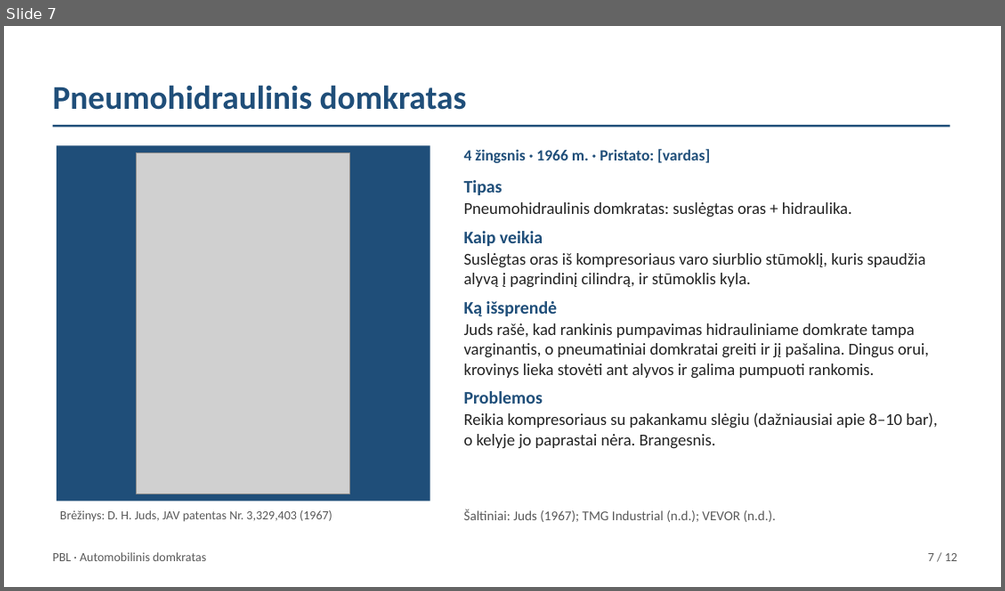
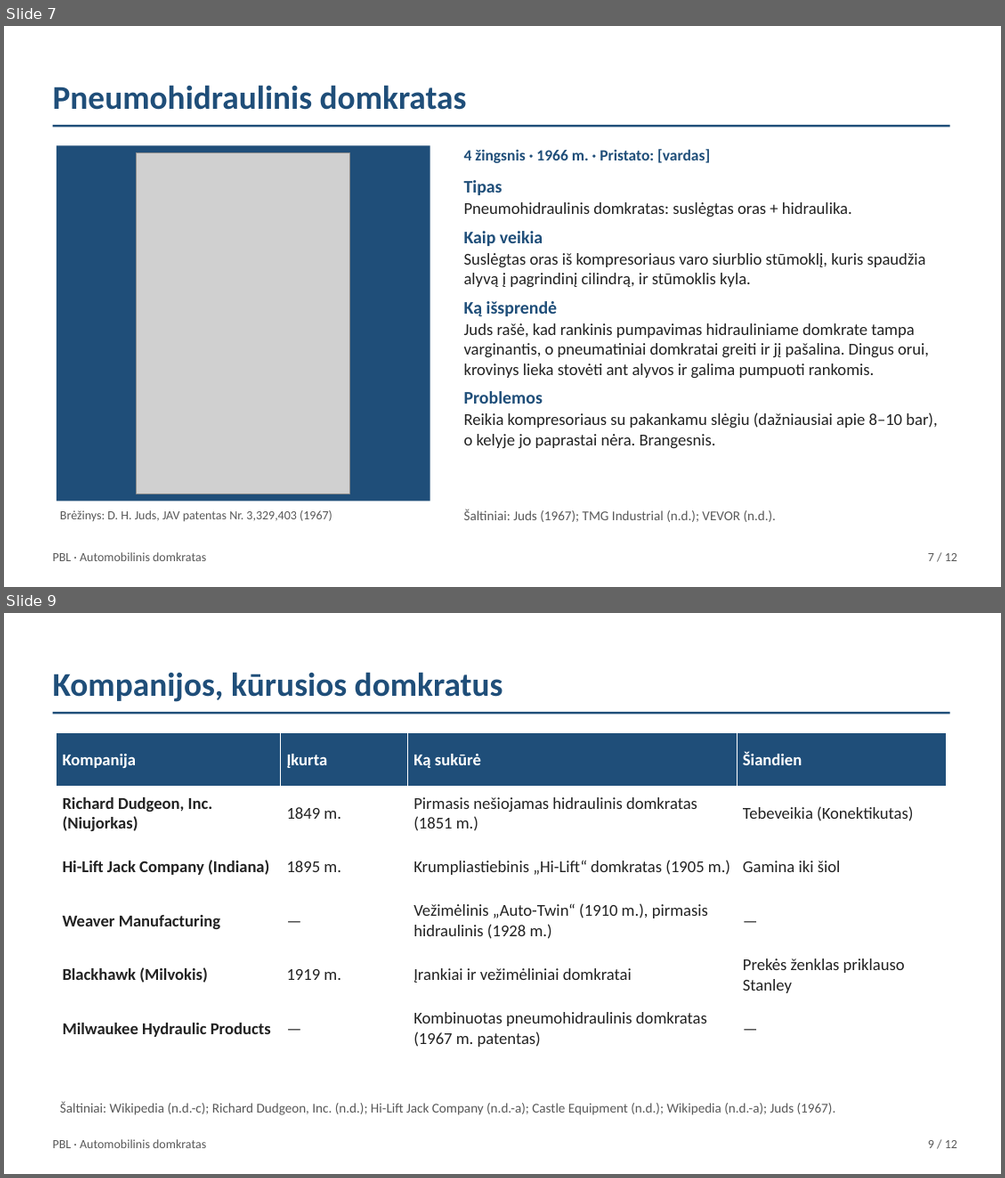
Before and after one commit to Goblinukas-beep/Ye, a slide deck: domkratas-ta1/domkratas-ta1.pptx. Shown one above the other, each under a label of ours: slide 7 before the commit, slides 7 and 9 after it; the slides between them are not shown. The pictures are 1005x591 and 1005x1178 pixels, drawn with LibreOffice and Linux fonts; fonts in the diff are those of the drawing; grey boxes stand for pictures. Boxes give left, top, right and bottom in pixels: in the first picture for what was removed or moved away, otherwise in the second. Text is boxed around its words. In the diff, an @@ line names an element or a change of style, - is before the commit and + after.

```diff
--- a/domkratas-ta1/domkratas-ta1.pptx
+++ b/domkratas-ta1/domkratas-ta1.pptx
@@ slide 9 added at <box>4,613,1001,1174</box>, background #FFFFFF @@
@@ text added at <box>53,672,503,702</box>, 32 pt, text #1F4E79, bold @@
+Kompanijos, kūrusios domkratus
@@ rectangle added at <box>53,712,950,714</box>, fill #1F4E79 @@
@@ table added at <box>57,732,947,1055</box>, 6 rows, 4 columns @@
+Kompanija | Įkurta | Ką sukūrė | Šiandien
+Richard Dudgeon, Inc. (Niujorkas) | 1849 m. | Pirmasis nešiojamas hidraulinis domkratas (1851 m.) | Tebeveikia (Konektikutas)
+Hi-Lift Jack Company (Indiana) | 1895 m. | Krumpliastiebinis „Hi-Lift“ domkratas (1905 m.) | Gamina iki šiol
+Weaver Manufacturing | — | Vežimėlinis „Auto-Twin“ (1910 m.), pirmasis hidraulinis (1928 m.) | —
+Blackhawk (Milvokis) | 1919 m. | Įrankiai ir vežimėliniai domkratai | Prekės ženklas priklauso Stanley
+Milwaukee Hydraulic Products | — | Kombinuotas pneumohidraulinis domkratas (1967 m. patentas) | —
@@ text added at <box>60,1101,836,1115</box>, 13 pt, text #595959 @@
+Šaltiniai: Wikipedia (n.d.-c); Richard Dudgeon, Inc. (n.d.); Hi-Lift Jack Company (n.d.-a); Castle Equipment (n.d.); Wikipedia (n.d.-a); Juds (1967).
@@ text added at <box>53,1139,206,1148</box>, 12 pt, text #595959 @@
+PBL · Automobilinis domkratas
@@ text added at <box>928,1140,957,1148</box>, 12 pt, text #595959 @@
+9 / 12
```
Also in this commit, not shown: 7 slides changed, 1 slide removed, 2 other files.
